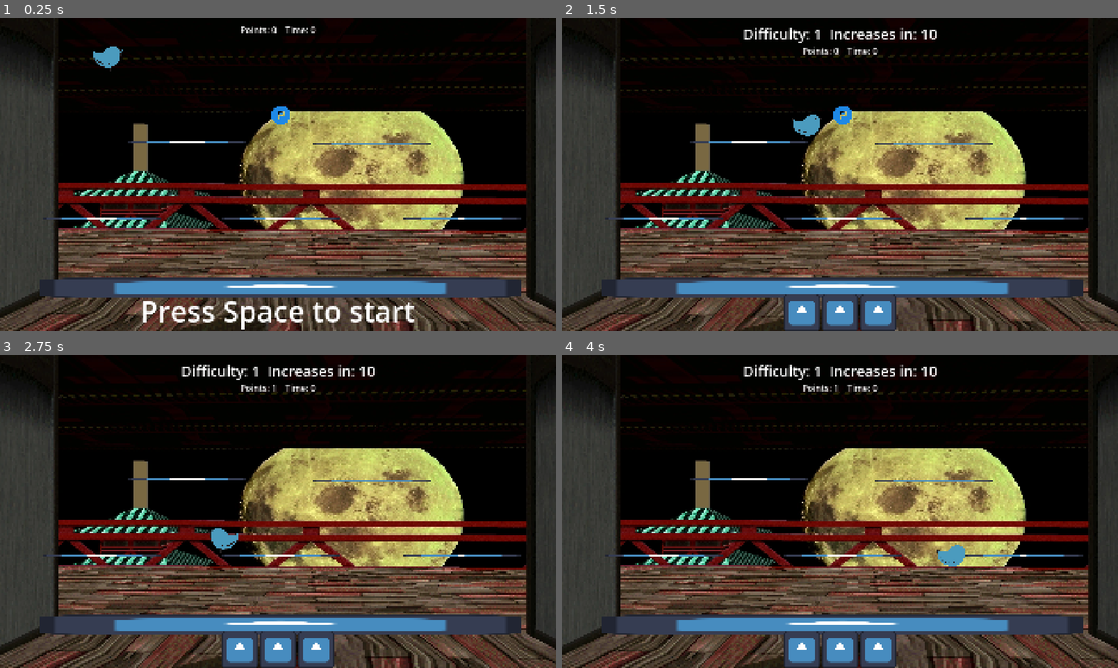
Above: before the commit, frames 1-4 (two rows, left to right).
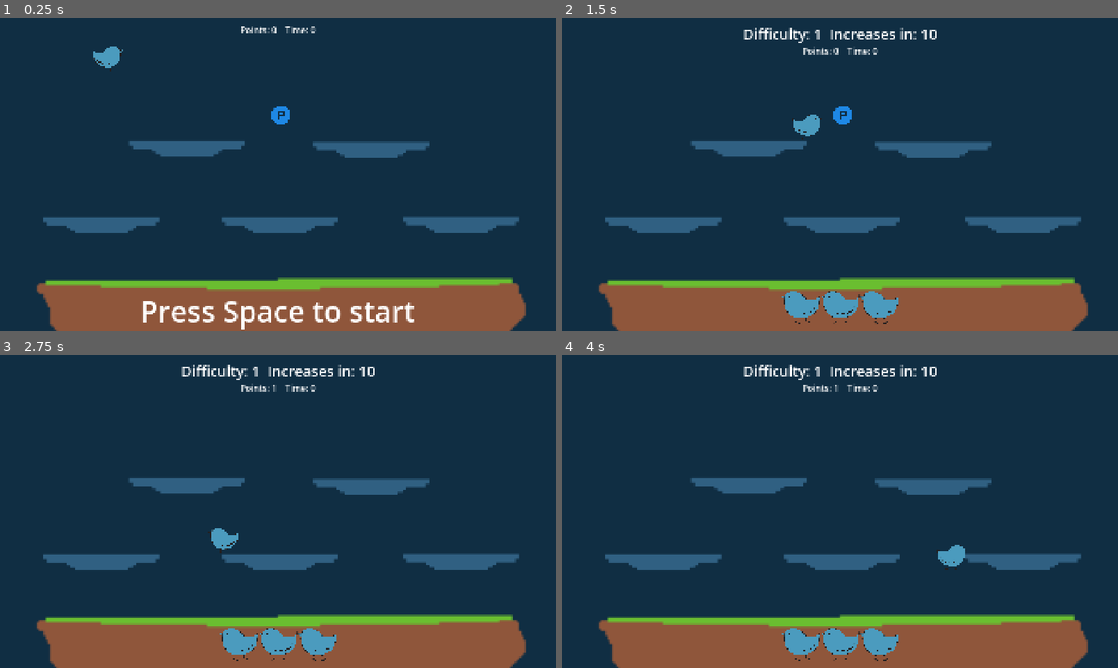
Above: after the commit, the same moments.

Repository: diegomartinezh/SmallGodotPlat
Game: Godot game, scene res://scenes/levels/testlevel.tscn
Same seed, same stepped clock (60 frames per second), same inputs: the game is played once before the commit and once after it. The engine's default icon, where the game draws it, is replaced by a stand-in: a white triangle on a blue panel in a dark square.
Inputs:
- Up to frame 1 (0.25 s): no input
- Up to frame 2 (1.5 s): tap Space (start) at 0.5, 0.6, 1.35 s; hold Right (right) from 0.53 s (still down); tap Up (up) at 0.77 s
- Up to frame 3 (2.75 s): tap Up (up) at 1.52 s; release Right (right) at 2.03 s; hold Left (left) from 2.03 s (still down); tap Space (start) at 2.1 s
- Up to frame 4 (4 s): release Left (left) at 2.78 s; hold Right (right) from 2.78 s (still down); tap Space (start) at 2.85, 3.6 s; tap Up (up) at 3.02, 3.77 s

The runs differ from the first frame. In frame 1, 98% of the frame differs, in the area x 0-100%, y 0-100%; in frame 2, 98%; in frame 3, 98%; in frame 4, 98%.

Commit message:
feat: Sprites

Diff:
--- a/scenes/characters/projectile.tscn
+++ b/scenes/characters/projectile.tscn
@@ -1,7 +1,7 @@
 [gd_scene format=3 uid="uid://cwyaeiuso6hjf"]
 
 [ext_resource type="Script" uid="uid://cm5mslr2tvdyl" path="res://scenes/characters/projectile.gd" id="1_n2b2k"]
-[ext_resource type="Texture2D" uid="uid://i6l526vpk2mu" path="res://imgs/Buge.png" id="2_0c1vm"]
+[ext_resource type="Texture2D" uid="uid://diki75c6eh3gc" path="res://imgs/Projectile.png" id="2_n2b2k"]
 
 [sub_resource type="CircleShape2D" id="CircleShape2D_ty0te"]
 radius = 15.811388
@@ -12,9 +12,7 @@
 script = ExtResource("1_n2b2k")
 
 [node name="Sprite2D" type="Sprite2D" parent="." unique_id=2026718705]
-position = Vector2(0.5, -1.5)
-scale = Vector2(0.17714286, 0.3305085)
-texture = ExtResource("2_0c1vm")
+texture = ExtResource("2_n2b2k")
 
 [node name="CollisionShape2D" type="CollisionShape2D" parent="." unique_id=1949466975]
 shape = SubResource("CircleShape2D_ty0te")
--- a/scenes/environment/semi_platform.tscn
+++ b/scenes/environment/semi_platform.tscn
@@ -1,6 +1,6 @@
 [gd_scene format=3 uid="uid://csqushqsd1y6w"]
 
-[ext_resource type="Texture2D" uid="uid://ddwg0h2onhmjq" path="res://icon.svg" id="1_m5gxl"]
+[ext_resource type="Texture2D" uid="uid://btwf8487ee6m2" path="res://imgs/semi-solid.png" id="1_jbc8j"]
 
 [sub_resource type="RectangleShape2D" id="RectangleShape2D_m5gxl"]
 size = Vector2(406.5, 9.875)
@@ -31,7 +31,6 @@
 shape = SubResource("RectangleShape2D_ty0te")
 
 [node name="Sprite2D" type="Sprite2D" parent="." unique_id=898880186]
-position = Vector2(197, -7.0000005)
-scale = Vector2(3.1875, 0.0546875)
-texture = ExtResource("1_m5gxl")
-flip_v = true
+position = Vector2(196, 43.000004)
+scale = Vector2(4.1679688, 4.1679688)
+texture = ExtResource("1_jbc8j")
--- a/scenes/environment/testplat.tscn
+++ b/scenes/environment/testplat.tscn
@@ -1,6 +1,6 @@
 [gd_scene format=3 uid="uid://8s47lvpicatr"]
 
-[ext_resource type="Texture2D" uid="uid://ddwg0h2onhmjq" path="res://icon.svg" id="1_a2w47"]
+[ext_resource type="Texture2D" uid="uid://ro8sb7c62ff6" path="res://imgs/Platform.png" id="1_4gcv7"]
 
 [sub_resource type="RectangleShape2D" id="RectangleShape2D_ty0te"]
 size = Vector2(1657, 67)
@@ -13,7 +13,7 @@
 position = Vector2(829.5, 34)
 shape = SubResource("RectangleShape2D_ty0te")
 
-[node name="Sprite2D" type="Sprite2D" parent="." unique_id=1738816697]
-position = Vector2(829.99994, 32.5)
-scale = Vector2(12.984374, 0.5390625)
-texture = ExtResource("1_a2w47")
+[node name="Sprite2D" type="Sprite2D" parent="." unique_id=407591100]
+position = Vector2(860, 214.00002)
+scale = Vector2(7.639649, 7.639649)
+texture = ExtResource("1_4gcv7")
--- a/scenes/levels/testlevel.gd
+++ b/scenes/levels/testlevel.gd
@@ -8,7 +8,7 @@
 @export var diftime:int = 10
 var dtime = diftime
 @export var difficulty:int = 1
-static var healthimg = load("res://icon.svg")
+static var healthimg = load("res://imgs/testbird.png")
 
 # Called when the node enters the scene tree for the first time.
 func _ready() -> void:
--- a/scenes/levels/testlevel.tscn
+++ b/scenes/levels/testlevel.tscn
@@ -3,8 +3,8 @@
 [ext_resource type="PackedScene" uid="uid://8s47lvpicatr" path="res://scenes/environment/testplat.tscn" id="1_jiwm1"]
 [ext_resource type="Script" uid="uid://2rjy5mc741ri" path="res://scenes/levels/testlevel.gd" id="1_r1rxo"]
 [ext_resource type="PackedScene" uid="uid://csqushqsd1y6w" path="res://scenes/environment/semi_platform.tscn" id="2_6kl7x"]
+[ext_resource type="Texture2D" uid="uid://dfy727rgt2tmd" path="res://imgs/background.png" id="2_r1rxo"]
 [ext_resource type="PackedScene" uid="uid://dg3hr2ll2cfnu" path="res://scenes/player/player.tscn" id="3_7ixgg"]
-[ext_resource type="Texture2D" uid="uid://b2hc5l8vjx2u5" path="res://imgs/back.png" id="6_ixee3"]
 
 [sub_resource type="RectangleShape2D" id="RectangleShape2D_ty0te"]
 size = Vector2(2630.875, 83.25)
@@ -19,9 +19,9 @@
 script = ExtResource("1_r1rxo")
 
 [node name="Background" type="Sprite2D" parent="." unique_id=1923629458]
-position = Vector2(964.00006, 544)
-scale = Vector2(1.9056046, 1.4390563)
-texture = ExtResource("6_ixee3")
+position = Vector2(958.99994, 544.5)
+scale = Vector2(60.937496, 35.031254)
+texture = ExtResource("2_r1rxo")
 
 [node name="DeathPlane" type="Area2D" parent="." unique_id=375649214]
 position = Vector2(10, 3)
@@ -126,6 +126,9 @@
 layout_mode = 2
 size_flags_horizontal = 4
 size_flags_vertical = 8
+offset_transform_enabled = true
+offset_transform_position = Vector2(0, 300)
+offset_transform_scale = Vector2(0.15, 0.15)
 
 [node name="PointsTimer" type="Timer" parent="." unique_id=1719737097]
 wait_time = 3.0
Binary file removed: imgs/Buge.png
Binary file added: imgs/Platform.png
Not shown, added: imgs/Platform.png.import
Binary file added: imgs/Projectile.png
Not shown, added: imgs/Projectile.png.import
Binary file removed: imgs/back.png
Binary file added: imgs/background.png
Not shown, added: imgs/background.png.import
Binary file added: imgs/semi-solid.png
Not shown, added: imgs/semi-solid.png.import
